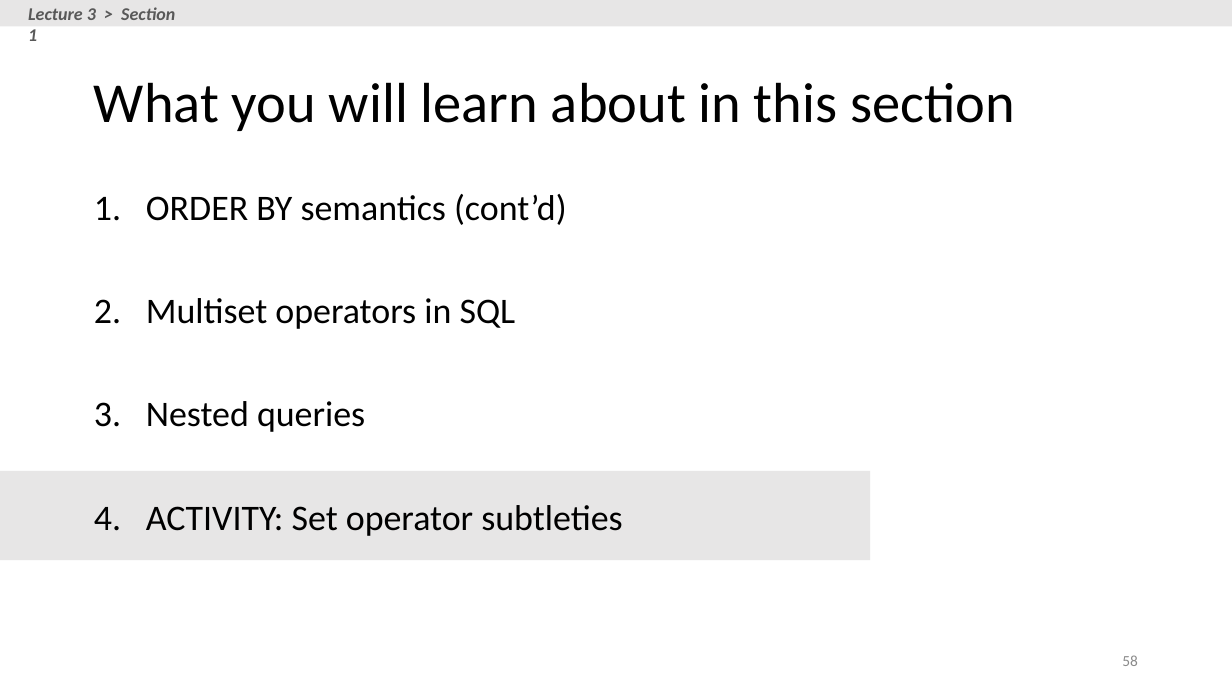
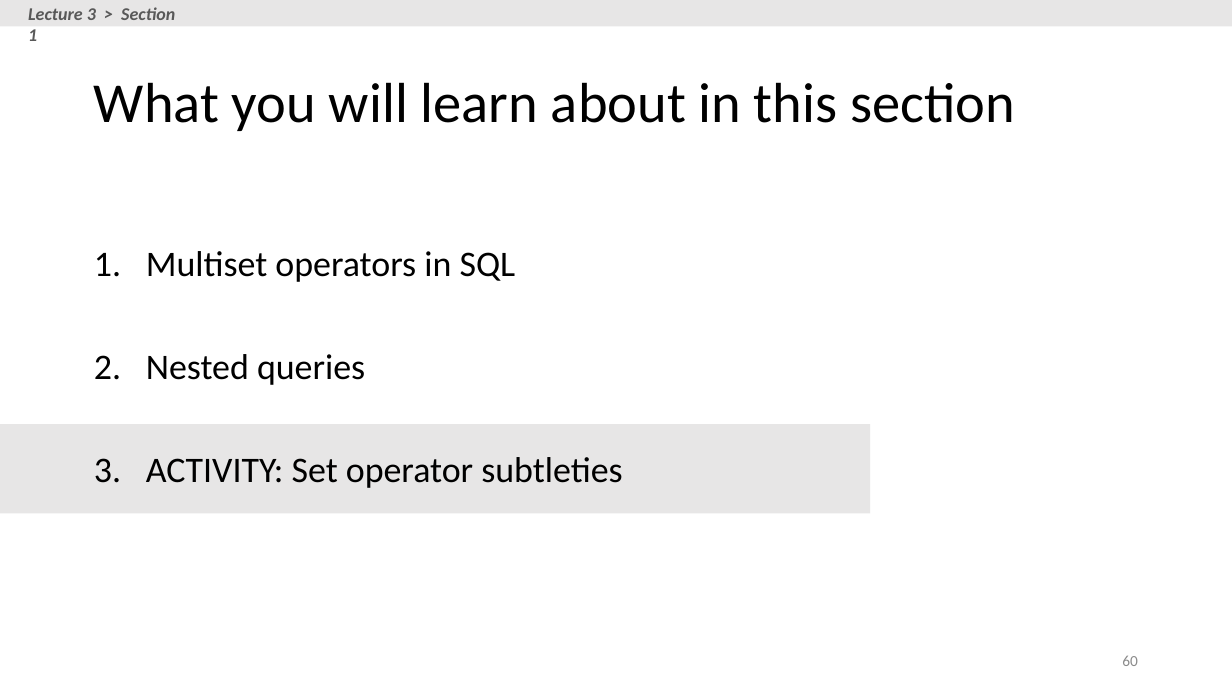
Before and after one commit to XIEQ/cs145-notebooks, a slide deck: slide 60 of lecture-2-3/Lecture_2_3_SQL.pptx (slide 58 before the commit). Drawn at 1232x693 pixels with LibreOffice and Linux fonts; fonts in the diff are those of the drawing. Boxes give left, top, right and bottom in pixels: in the first picture for what was removed or moved away, otherwise in the second. Text is boxed around its words. In the diff, an @@ line names an element or a change of style, - is before the commit and + after.

```diff
--- a/lecture-2-3/Lecture_2_3_SQL.pptx
+++ b/lecture-2-3/Lecture_2_3_SQL.pptx
@@ text at (146,194,567,225): paragraph removed @@
-1. ORDER BY semantics (cont’d)
@@ rectangle: place and size @@
-rectangle at (0,471,871,561)
+rectangle at (0,424,871,514)
@@ page number at (1122,655,1138,666): text changed @@
-58
+60
```
Also in this commit, not shown: 8 other slides changed, 2 slides added, 2 slides removed, 1 other file.
